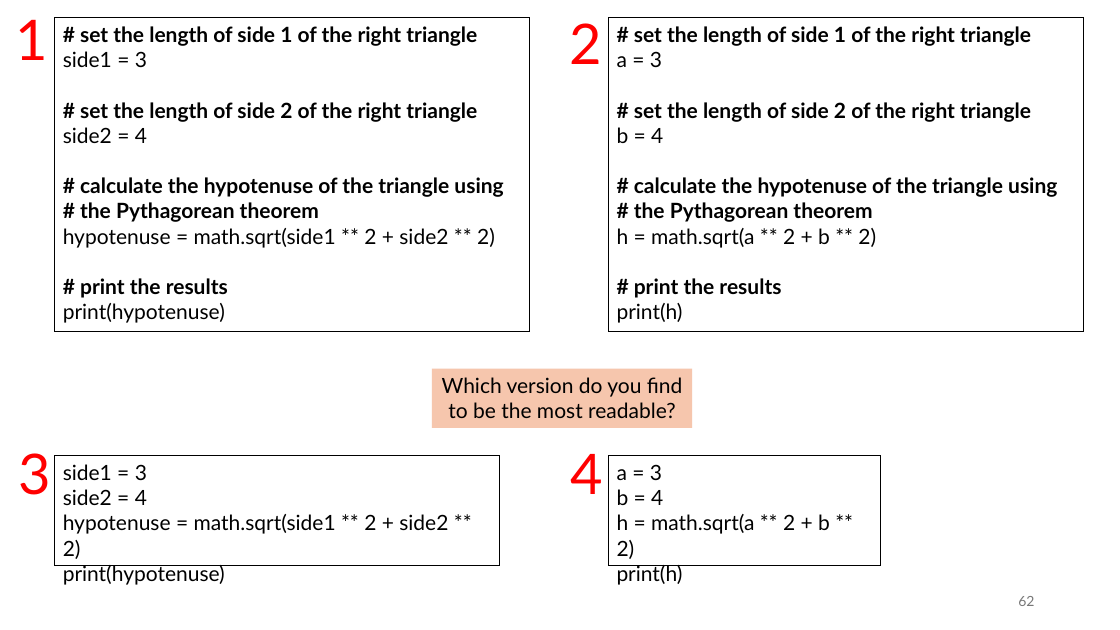
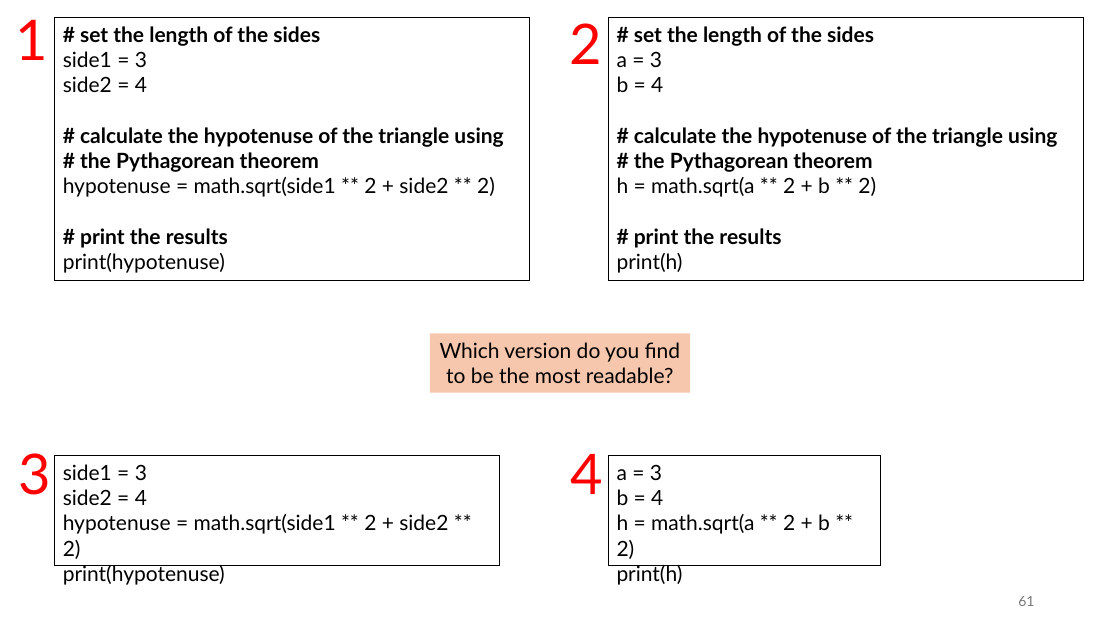
Before and after one commit to tjd1234/cmpt120spring2026, a slide deck: slide 61 of lecture_notes/chapter2/chapter2.pptx (slide 62 before the commit). Drawn at 1120x630 pixels with LibreOffice and Linux fonts; fonts in the diff are those of the drawing. Boxes give left, top, right and bottom in pixels: in the first picture for what was removed or moved away, otherwise in the second. Text is boxed around its words. In the diff, an @@ line names an element or a change of style, - is before the commit and + after.

```diff
--- a/lecture_notes/chapter2/chapter2.pptx
+++ b/lecture_notes/chapter2/chapter2.pptx
@@ rectangle "# set the length of ..." resized from (x1=55, y1=18, x2=529, y2=332) to (x1=55, y1=18, x2=529, y2=281) @@
@@ text in rectangle at (x1=80, y1=26, x2=320, y2=46): text changed @@
-# set the length of side 1 of the right triangle
+# set the length of the sides
@@ rectangle "# set the length of ..." resized from (x1=608, y1=18, x2=1083, y2=332) to (x1=608, y1=18, x2=1083, y2=281) @@
@@ text in rectangle at (x1=634, y1=26, x2=874, y2=46): text changed @@
-# set the length of side 1 of the right triangle
+# set the length of the sides
@@ text in rectangle at (x1=80, y1=102, x2=477, y2=122): paragraph removed @@
-# set the length of side 2 of the right triangle
@@ text in rectangle at (x1=634, y1=102, x2=1031, y2=122): paragraph removed @@
-# set the length of side 2 of the right triangle
@@ rectangle "Which version do you find ..." moved from (x1=432, y1=369, x2=692, y2=429) to (x1=430, y1=334, x2=691, y2=393) @@
@@ page number at (x1=1018, y1=596, x2=1034, y2=606): text changed @@
-62
+61
```
Also in this commit, not shown: 9 other slides changed, 2 slides added, 1 slide removed, 3 other files.
